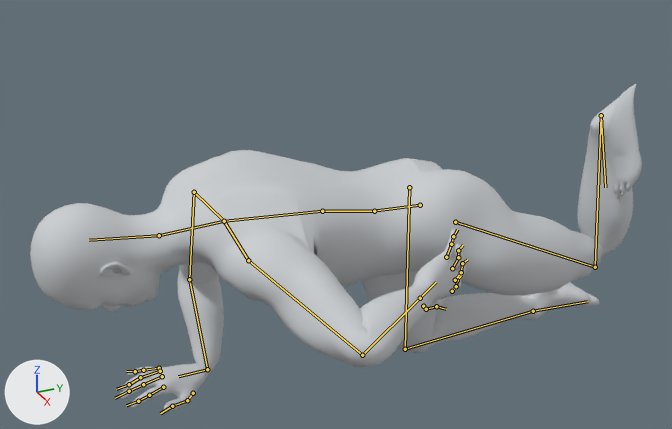
The glTF model artifacts/exercise-batches/batch-006/assets/1512/motion.glb as it was, and as the next commit left it.
The view is the same before and after, from a camera (50 mm lens) standing at (1.659, -0.899, 1.31) and looking at (-0.004, -0.15, 0.479). The lights are fixed; the arrows at lower left show +X, +Y and +Z. The first picture is the older version. Both versions are drawn at frame 16 of the action 'Exercise_1512'; the numbers are the values there. The bones that change, and the others that lie on the model, are drawn over the model as lines.

In view in the first picture: 'female_v006lowresUV'.
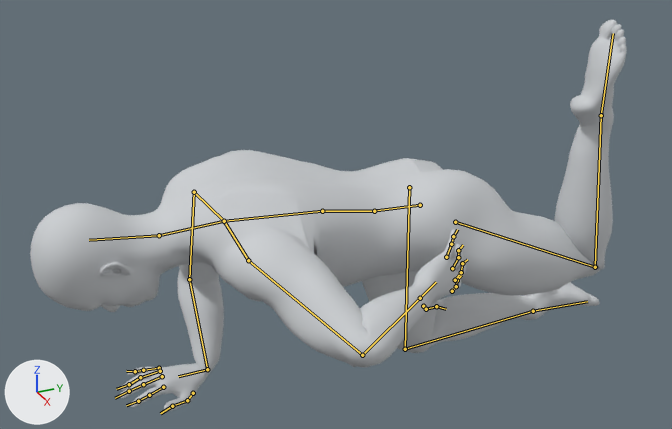
Pixel boxes (x1, y1, x2, y2) of what changed, in the pictures (672 x 429 px):
'female_v006lowresUV', posed (20% taller): before (30, 84, 642, 411); after (30, 20, 627, 411)
bone 'LeftFoot', root to tip: before (601, 115) to (605, 187); after (601, 115) to (613, 33)

What the commit changed:
Bone 'LeftLeg' (bone_leftleg) turns from (67, 10, -161) to (115, -1, -1) degrees about its own x, y and z.
Bone 'LeftFoot' (bone_leftfoot) turns from (-162, 20, 67) to (15, 19, 66) degrees about its own x, y and z.
